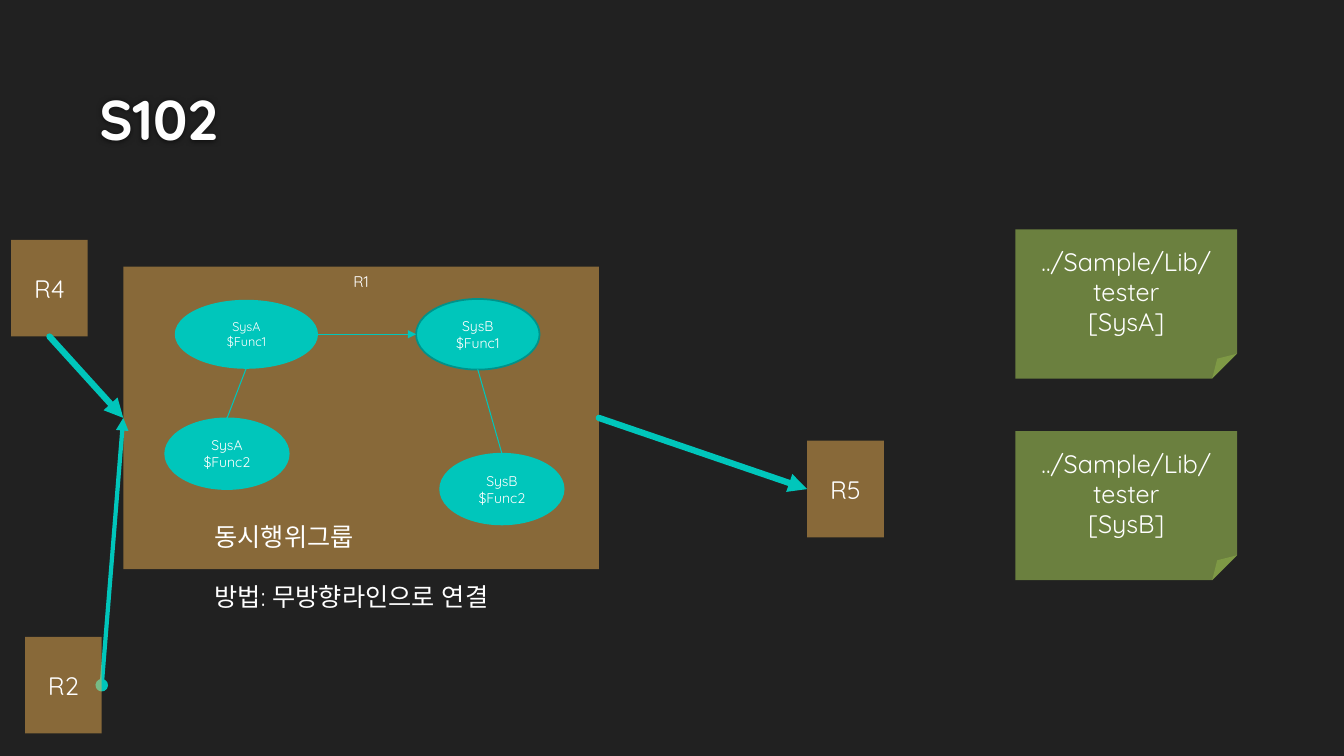
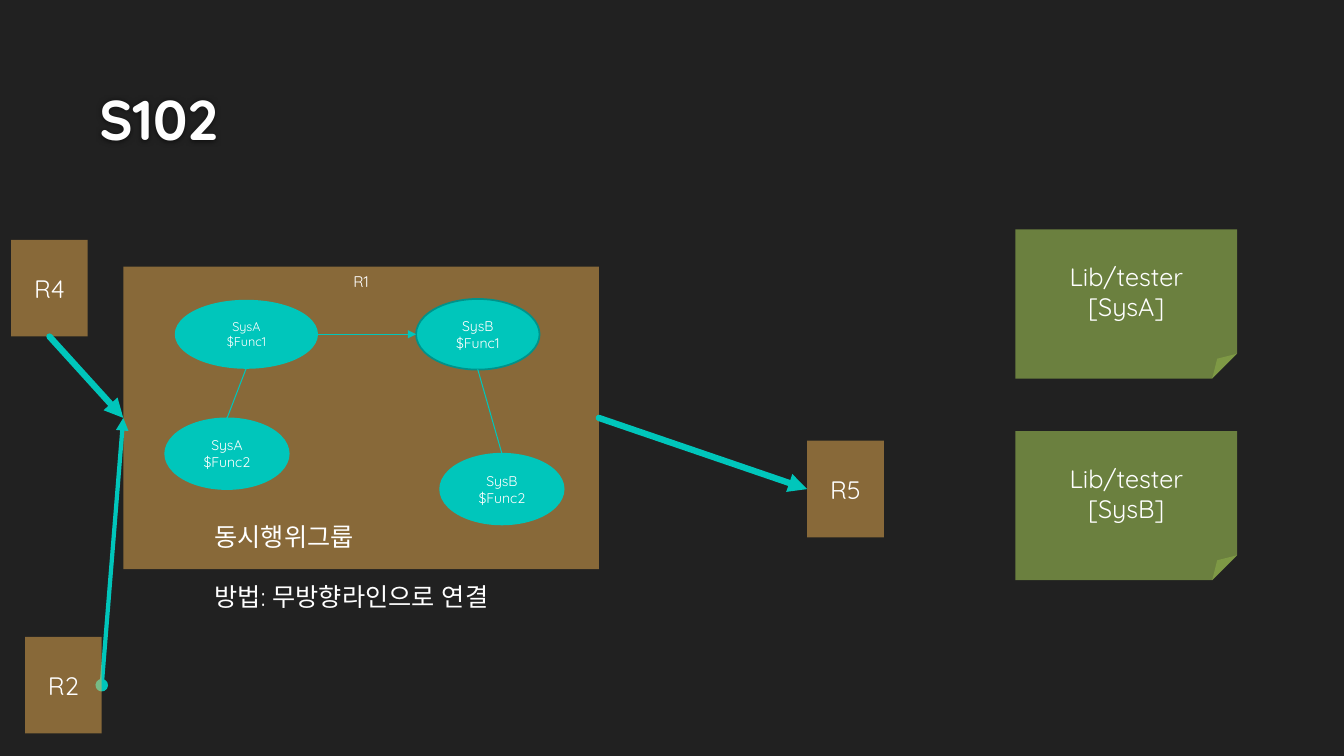
Before and after one commit to DualsoftDev/ds, a slide deck: slide 3 of DsDotNet/src/UnitTest/UnitTest.Model/ImportOfficeExample/ppt/T9_Group.pptx. Drawn at 1344x756 pixels with LibreOffice and Linux fonts; fonts in the diff are those of the drawing; background and template pictures are left out. Boxes give left, top, right and bottom in pixels: in the first picture for what was removed or moved away, otherwise in the second. Text is boxed around its words. In the diff, an @@ line names an element or a change of style, - is before the commit and + after.

```diff
--- a/DsDotNet/src/UnitTest/UnitTest.Model/ImportOfficeExample/ppt/T9_Group.pptx
+++ b/DsDotNet/src/UnitTest/UnitTest.Model/ImportOfficeExample/ppt/T9_Group.pptx
@@ text in folded corner at (1070,266,1183,289): text changed @@
-../Sample/Lib/tester
+Lib/tester
@@ text in folded corner at (1070,468,1183,491): text changed @@
-../Sample/Lib/tester
+Lib/tester
```
Also in this commit, not shown: 33 other files.
